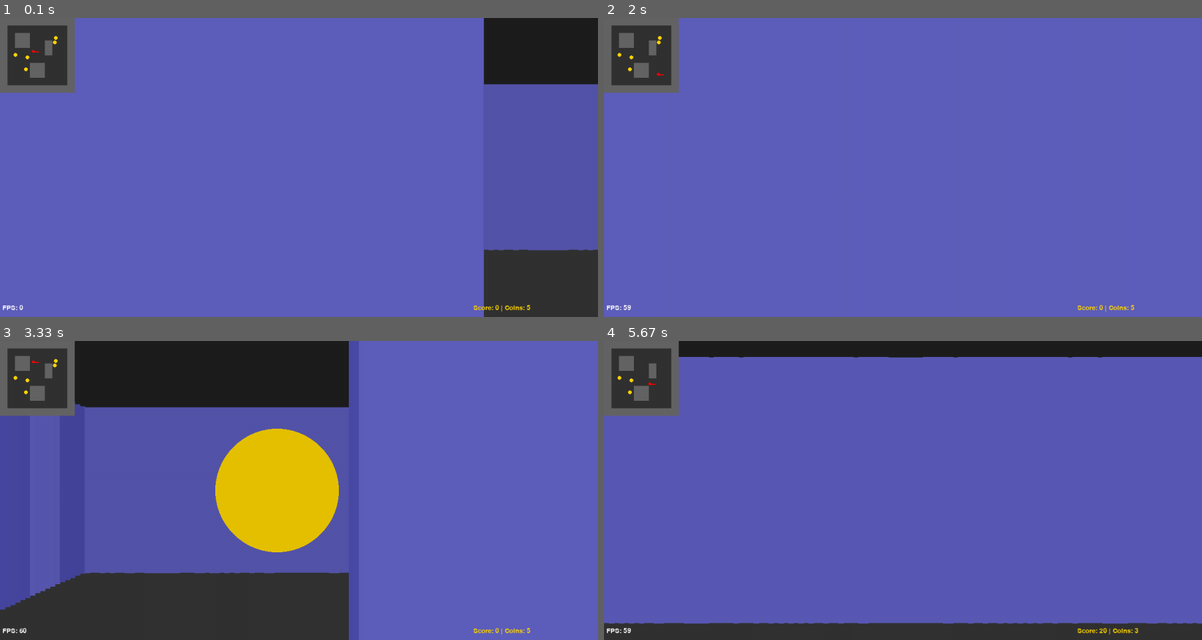
Above: before the commit, frames 1-4 (two rows, left to right).
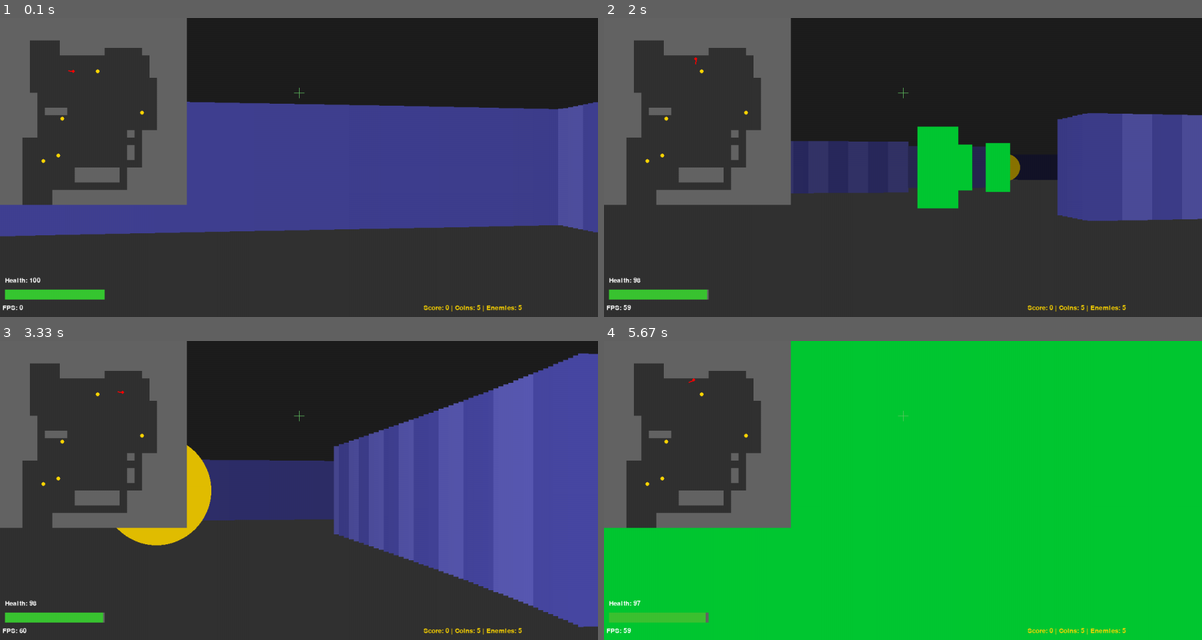
Above: after the commit, the same moments.

Repository: Maximistr/Maximistr
Game: pygame game, started from ray_cast_pygame/ray_game.py
Two runs of this game, one before a commit and one after it. Both use one fixed random seed, a clock stepped at 60 frames per second and the inputs below.
Inputs (mouse positions are in pixels of both pictures, inside the frame that each line leads up to):
- Up to frame 1 (0.1 s): no input
- Up to frame 2 (2 s): hold D 0.33-0.8 s; move the mouse to (879, 179) at 0.37 s; hold W 0.83-1.3 s; move the mouse to (1094, 158) at 0.87 s; hold D 1.33-1.8 s; move the mouse to (759, 170) at 1.37 s; hold A from 1.83 s (still down); move the mouse to (717, 122) at 1.87 s
- Up to frame 3 (3.33 s): release A at 2.37 s; hold S 2.4-2.87 s; move the mouse to (388, 385) at 2.43 s; hold A from 2.9 s (still down); move the mouse to (370, 517) at 2.93 s
- Up to frame 4 (5.67 s): release A at 3.37 s; hold W 3.4-3.87 s; move the mouse to (914, 388) at 3.43 s; hold D 3.9-4.53 s; move the mouse to (687, 481) at 3.93 s; hold S 4.57-5.03 s; move the mouse to (908, 520) at 4.6 s; hold A 5.07-5.53 s; move the mouse to (885, 439) at 5.1 s; hold D from 5.57 s (still down); move the mouse to (1058, 538) at 5.6 s

The runs differ from the first frame. In frame 1, 88% of the frame differs, in the area x 0-100%, y 0-100%; in frame 2, 98%; in frame 3, 72%; in frame 4, 98%.

Commit message:
Přidány spojené místnosti a vylepšené ovládání
- Opravena generace mapy - místnosti jsou nyní propojeny chodbami
- Žádné nedostupné oblasti v mapě
- Přidáno otáčení myší pro přehlednější pohled (jako v klasickém Domu)
- Přidána možnost střílet pomocí Space baru
- Myš zůstává v centru obrazovky pro lepší ovládání

Diff:
--- a/ray_cast_pygame/ray_game.py
+++ b/ray_cast_pygame/ray_game.py
@@ -8,24 +8,69 @@
 FOV = math.pi / 3
 NUM_RAYS = 120
 MAX_RAY_DISTANCE = 30
-
-# Map (10x10)
-GAME_MAP = [
-    [1, 1, 1, 1, 1, 1, 1, 1, 1, 1],
-    [1, 0, 0, 0, 0, 0, 0, 0, 0, 1],
-    [1, 0, 1, 1, 0, 0, 0, 0, 0, 1],
-    [1, 0, 1, 1, 0, 0, 1, 0, 0, 1],
-    [1, 0, 0, 0, 0, 0, 1, 0, 0, 1],
-    [1, 0, 0, 0, 0, 0, 0, 0, 0, 1],
-    [1, 0, 0, 0, 1, 1, 0, 0, 0, 1],
-    [1, 0, 0, 0, 1, 1, 0, 0, 0, 1],
-    [1, 0, 0, 0, 0, 0, 0, 0, 0, 1],
-    [1, 1, 1, 1, 1, 1, 1, 1, 1, 1],
-]
-
-MAP_WIDTH = len(GAME_MAP[0])
-MAP_HEIGHT = len(GAME_MAP)
-player = {'x': 4.5, 'y': 4.5, 'angle': 0, 'speed': 0.1, 'rotSpeed': 0.05}
+MAP_WIDTH, MAP_HEIGHT = 25, 25
+
+def generate_map(width, height):
+    """Generate connected dungeon map with corridors"""
+    game_map = [[1 for _ in range(width)] for _ in range(height)]
+
+    # Carve out rooms and store their centers
+    rooms = []
+    for _ in range(15):
+        x = random.randint(3, width - 7)
+        y = random.randint(3, height - 7)
+        w = random.randint(4, 8)
+        h = random.randint(4, 8)
+
+        # Carve room
+        for dy in range(h):
+            for dx in range(w):
+                if y + dy < height and x + dx < width:
+                    game_map[y + dy][x + dx] = 0
+
+        rooms.append((x + w // 2, y + h // 2))
+
+    # Connect rooms with corridors
+    for i in range(len(rooms) - 1):
+        x1, y1 = rooms[i]
+        x2, y2 = rooms[i + 1]
+
+        # Horizontal corridor
+        for x in range(min(x1, x2), max(x1, x2) + 1):
+            if y1 < height and x < width:
+                game_map[int(y1)][int(x)] = 0
+
+        # Vertical corridor
+        for y in range(min(y1, y2), max(y1, y2) + 1):
+            if x2 < width and y < height:
+                game_map[int(y)][int(x2)] = 0
+
+    return game_map
+
+GAME_MAP = generate_map(MAP_WIDTH, MAP_HEIGHT)
+
+# Find a safe spawn point
+def find_safe_spawn():
+    attempts = 0
+    while attempts < 1000:
+        x = random.uniform(2, MAP_WIDTH - 2)
+        y = random.uniform(2, MAP_HEIGHT - 2)
+        r = 0.3
+        walkable = True
+        for dx in [-r, 0, r]:
+            for dy in [-r, 0, r]:
+                if GAME_MAP[int(y + dy)][int(x + dx)] == 1:
+                    walkable = False
+                    break
+            if not walkable:
+                break
+        if walkable:
+            return x, y
+        attempts += 1
+    return 12.5, 12.5
+
+px, py = find_safe_spawn()
+player = {'x': px, 'y': py, 'angle': 0, 'speed': 0.1, 'rotSpeed': 0.05, 'health': 100}
 
 def generate_coins(num_coins=5):
     """Generate random coin positions that don't spawn in walls"""
@@ -58,6 +103,32 @@
 # Coins and score
 coins = generate_coins(5)
 score = 0
+
+def generate_enemies(num_enemies=5):
+    """Generate random enemy positions"""
+    enemies = []
+    attempts = 0
+    while len(enemies) < num_enemies and attempts < 1000:
+        x = random.uniform(2, MAP_WIDTH - 2)
+        y = random.uniform(2, MAP_HEIGHT - 2)
+        r = 0.3
+        walkable = True
+        for dx in [-r, 0, r]:
+            for dy in [-r, 0, r]:
+                if GAME_MAP[int(y + dy)][int(x + dx)] == 1:
+                    walkable = False
+                    break
+            if not walkable:
+                break
+
+        # Don't spawn too close to player
+        if walkable and math.sqrt((px - x)**2 + (py - y)**2) > 4:
+            enemies.append({'x': x, 'y': y, 'health': 20, 'speed': 0.05})
+
+        attempts += 1
+    return enemies
+
+enemies = generate_enemies(5)
 
 
 def cast_ray(x, y, angle):
@@ -128,10 +199,61 @@
     for i in reversed(coins_to_remove):
         coins.pop(i)
 
-    if keys[pygame.K_LEFT]:
-        player['angle'] -= player['rotSpeed']
-    if keys[pygame.K_RIGHT]:
-        player['angle'] += player['rotSpeed']
+    # Check enemy collision (take damage)
+    for enemy in enemies:
+        dist = math.sqrt((player['x'] - enemy['x'])**2 + (player['y'] - enemy['y'])**2)
+        if dist < 0.5:
+            player['health'] -= 0.1
+
+def update_enemies():
+    """Update enemy AI - move toward player"""
+    for enemy in enemies:
+        dx = player['x'] - enemy['x']
+        dy = player['y'] - enemy['y']
+        dist = math.sqrt(dx**2 + dy**2)
+
+        if dist > 0.1:
+            # Move toward player
+            enemy['x'] += (dx / dist) * enemy['speed']
+            enemy['y'] += (dy / dist) * enemy['speed']
+
+            # Simple wall collision
+            r = 0.2
+            for dx_check in [-r, 0, r]:
+                for dy_check in [-r, 0, r]:
+                    if GAME_MAP[int(enemy['y'] + dy_check)][int(enemy['x'] + dx_check)] == 1:
+                        enemy['x'] -= (dx / dist) * enemy['speed']
+                        enemy['y'] -= (dy / dist) * enemy['speed']
+                        break
+
+def shoot():
+    """Shoot in the direction the player is looking"""
+    global score
+    shot_dist = 30
+    enemies_to_remove = []
+
+    for i, enemy in enumerate(enemies):
+        dx = enemy['x'] - player['x']
+        dy = enemy['y'] - player['y']
+        dist = math.sqrt(dx**2 + dy**2)
+        angle_to_enemy = math.atan2(dy, dx)
+        angle_diff = angle_to_enemy - player['angle']
+
+        # Normalize angle
+        while angle_diff > math.pi:
+            angle_diff -= 2 * math.pi
+        while angle_diff < -math.pi:
+            angle_diff += 2 * math.pi
+
+        # Hit if in center of screen and close enough
+        if abs(angle_diff) < 0.1 and dist < shot_dist:
+            enemy['health'] -= 50
+            if enemy['health'] <= 0:
+                enemies_to_remove.append(i)
+                score += 50
+
+    for i in reversed(enemies_to_remove):
+        enemies.pop(i)
 
 
 def render(screen):
@@ -186,6 +308,38 @@
 
                 pygame.draw.circle(screen, coin_color, (int(screen_x), int(coin_y)), coin_size)
 
+    # Draw enemies in 3D view
+    for enemy in enemies:
+        dx = enemy['x'] - player['x']
+        dy = enemy['y'] - player['y']
+        dist = math.sqrt(dx**2 + dy**2)
+        angle_to_enemy = math.atan2(dy, dx)
+
+        # Check line of sight
+        wall_dist, _ = cast_ray(player['x'], player['y'], angle_to_enemy)
+        wall_dist *= math.cos(angle_to_enemy - player['angle'])
+
+        if wall_dist > dist and dist > 0.1:
+            angle_diff = angle_to_enemy - player['angle']
+            while angle_diff > math.pi:
+                angle_diff -= 2 * math.pi
+            while angle_diff < -math.pi:
+                angle_diff += 2 * math.pi
+
+            if abs(angle_diff) < FOV / 2 and dist < MAX_RAY_DISTANCE:
+                screen_x = SCREEN_WIDTH / 2 + (angle_diff / (FOV / 2)) * (SCREEN_WIDTH / 2)
+                enemy_height = (SCREEN_HEIGHT / 2) / (dist / 5)
+                enemy_size = max(5, int(enemy_height / 3))
+                enemy_y = (SCREEN_HEIGHT - enemy_height) / 2 + enemy_height / 2
+
+                # Enemy color based on health
+                health_ratio = enemy['health'] / 20.0
+                enemy_color = (int(200 * (1 - health_ratio)), int(50 + 150 * health_ratio), 50)
+
+                pygame.draw.rect(screen, enemy_color, (int(screen_x) - enemy_size // 2,
+                                                      int(enemy_y) - enemy_size,
+                                                      enemy_size, enemy_size * 2))
+
     # Minimap
     mm_scale = 15
     for y in range(MAP_HEIGHT):
@@ -205,26 +359,60 @@
     # Info
     font = pygame.font.Font(None, 20)
     screen.blit(font.render(f"FPS: {int(clock.get_fps())}", True, (255, 255, 255)), (5, SCREEN_HEIGHT - 25))
-    screen.blit(font.render(f"Score: {score} | Coins: {len(coins)}", True, (255, 215, 0)), (SCREEN_WIDTH - 250, SCREEN_HEIGHT - 25))
+    screen.blit(font.render(f"Score: {score} | Coins: {len(coins)} | Enemies: {len(enemies)}", True, (255, 215, 0)), (SCREEN_WIDTH - 350, SCREEN_HEIGHT - 25))
+
+    # Health bar
+    bar_width = 200
+    bar_height = 20
+    bar_x = 10
+    bar_y = SCREEN_HEIGHT - 55
+    health_ratio = max(0, player['health'] / 100)
+    pygame.draw.rect(screen, (100, 100, 100), (bar_x, bar_y, bar_width, bar_height))
+    pygame.draw.rect(screen, (255 - int(health_ratio * 200), int(health_ratio * 200), 50),
+                     (bar_x, bar_y, int(bar_width * health_ratio), bar_height))
+    screen.blit(font.render(f"Health: {int(player['health'])}", True, (255, 255, 255)), (bar_x, bar_y - 25))
+
+    # Crosshair
+    cx, cy = SCREEN_WIDTH // 2, SCREEN_HEIGHT // 4
+    pygame.draw.line(screen, (100, 200, 100), (cx - 10, cy), (cx + 10, cy), 1)
+    pygame.draw.line(screen, (100, 200, 100), (cx, cy - 10), (cx, cy + 10), 1)
 
 
 def main():
     global clock
     screen = pygame.display.set_mode((SCREEN_WIDTH, SCREEN_HEIGHT))
-    pygame.display.set_caption("Raycasting 3D Game")
+    pygame.display.set_caption("Raycasting 3D Game - WASD move, SPACE/Click shoot, Mouse rotate")
     clock = pygame.time.Clock()
+
+    pygame.mouse.set_visible(False)
+    pygame.event.set_grab(True)
+    center_x = SCREEN_WIDTH // 2
 
     running = True
     while running:
         for event in pygame.event.get():
             if event.type == pygame.QUIT or (event.type == pygame.KEYDOWN and event.key == pygame.K_ESCAPE):
                 running = False
+            if event.type == pygame.MOUSEBUTTONDOWN or (event.type == pygame.KEYDOWN and event.key == pygame.K_SPACE):
+                shoot()
+
+        if player['health'] <= 0:
+            running = False
+
+        # Mouse rotation (like classic FPS)
+        mouse_x, mouse_y = pygame.mouse.get_pos()
+        mouse_delta = mouse_x - center_x
+        player['angle'] += mouse_delta * 0.005
+        pygame.mouse.set_pos(center_x, mouse_y)
 
         update_player(pygame.key.get_pressed())
+        update_enemies()
         render(screen)
         pygame.display.flip()
         clock.tick(FPS)
 
+    pygame.mouse.set_visible(True)
+    pygame.event.set_grab(False)
     pygame.quit()
     sys.exit()
 
